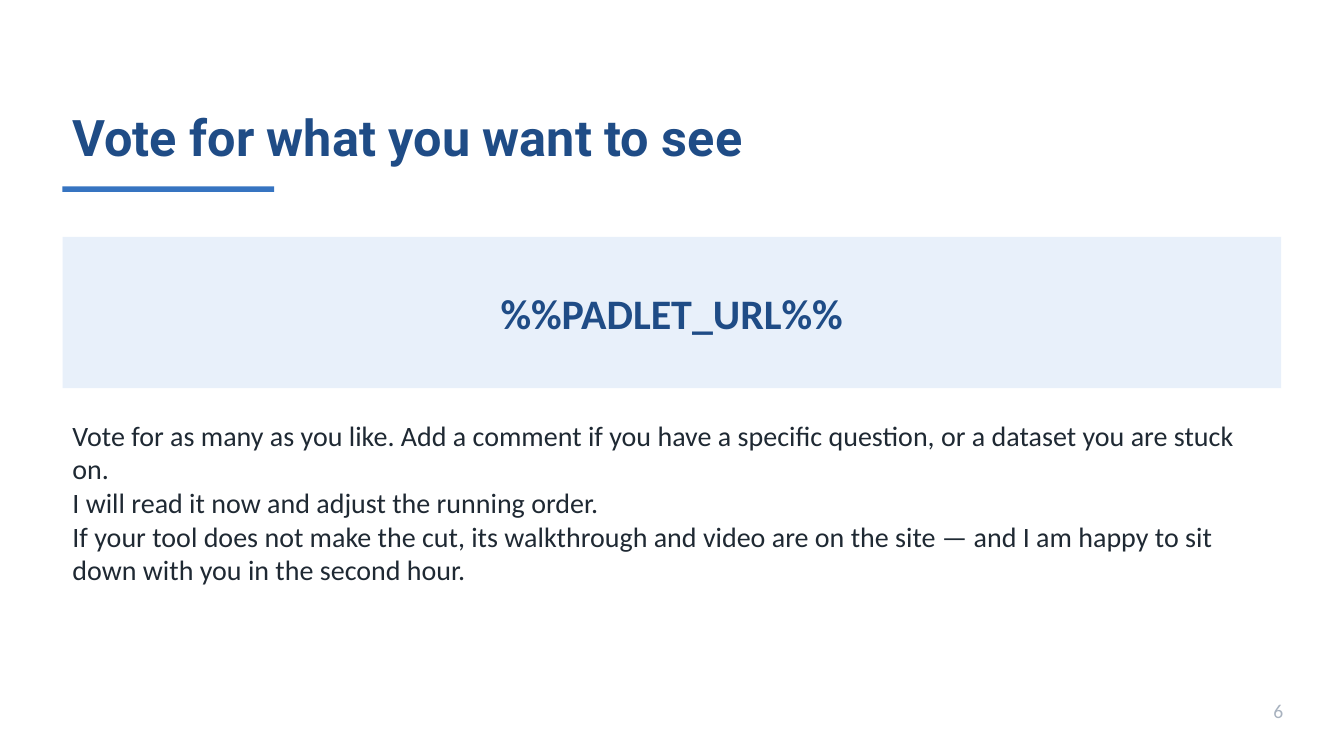
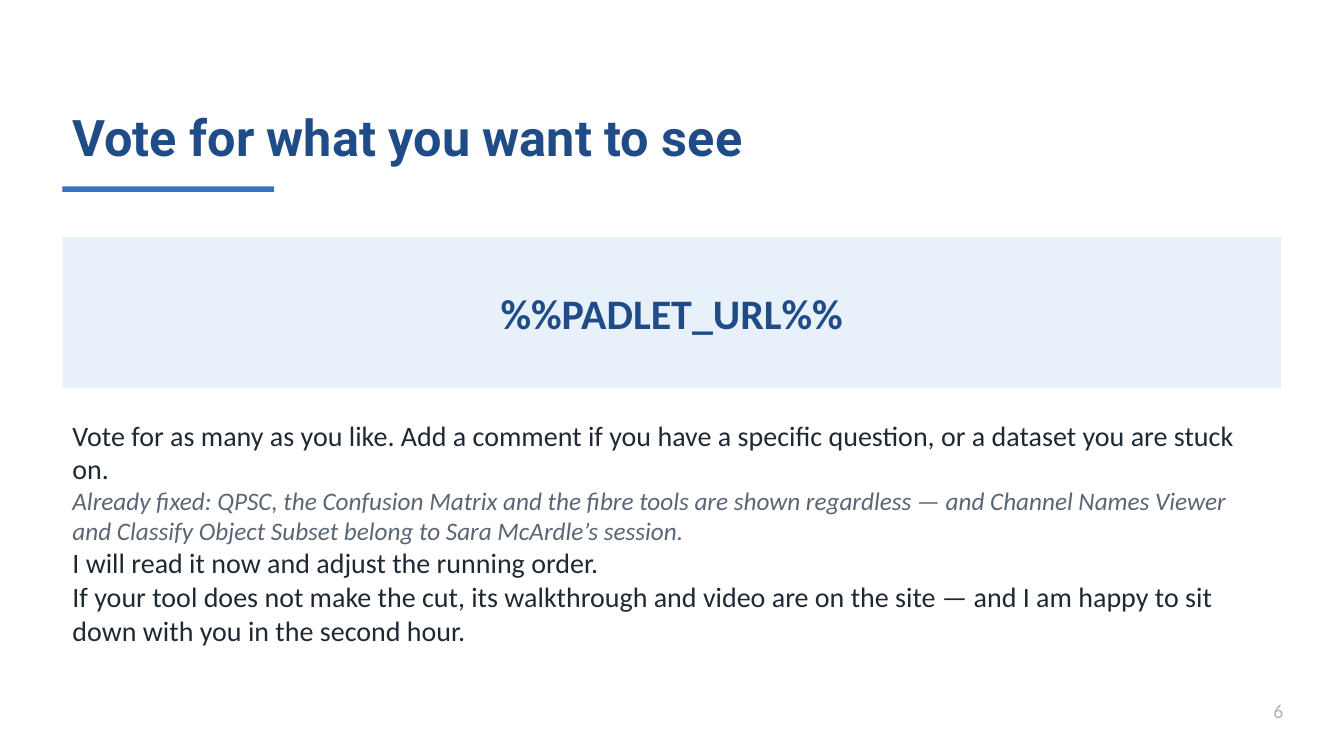
Before and after one commit to MichaelSNelson/BINA-I2K-2026-QuPath-Extensions, a slide deck: slide 6 of I2K_2026_QuPath_Extensions.pptx. Drawn at 1344x756 pixels with LibreOffice and Linux fonts; fonts in the diff are those of the drawing. Boxes give left, top, right and bottom in pixels: in the first picture for what was removed or moved away, otherwise in the second. Text is boxed around its words. In the diff, an @@ line names an element or a change of style, - is before the commit and + after.

```diff
--- a/I2K_2026_QuPath_Extensions.pptx
+++ b/I2K_2026_QuPath_Extensions.pptx
@@ text at bbox=[72, 426, 1233, 646]: text changed @@
-Vote for as many as you like. Add a comment if you have a specific question, or a dataset you are stuck on.
-I will read it now and adjust the running order.
-If your tool does not make the cut, its walkthrough and video are on the site — and I am happy to sit down with you in the second hour.
+Vote for as many as you like. Add a comment if you have a specific question, or a dataset you are stuck on.
+Already fixed: QPSC, the Confusion Matrix and the fibre tools are shown regardless — and Channel Names Viewer and Classify Object Subset belong to Sara McArdle’s session.
+I will read it now and adjust the running order.
+If your tool does not make the cut, its walkthrough and video are on the site — and I am happy to sit down with you in the second hour.
```
Also in this commit, not shown: 26 other slides changed, 1 slide removed, 11 other files.
